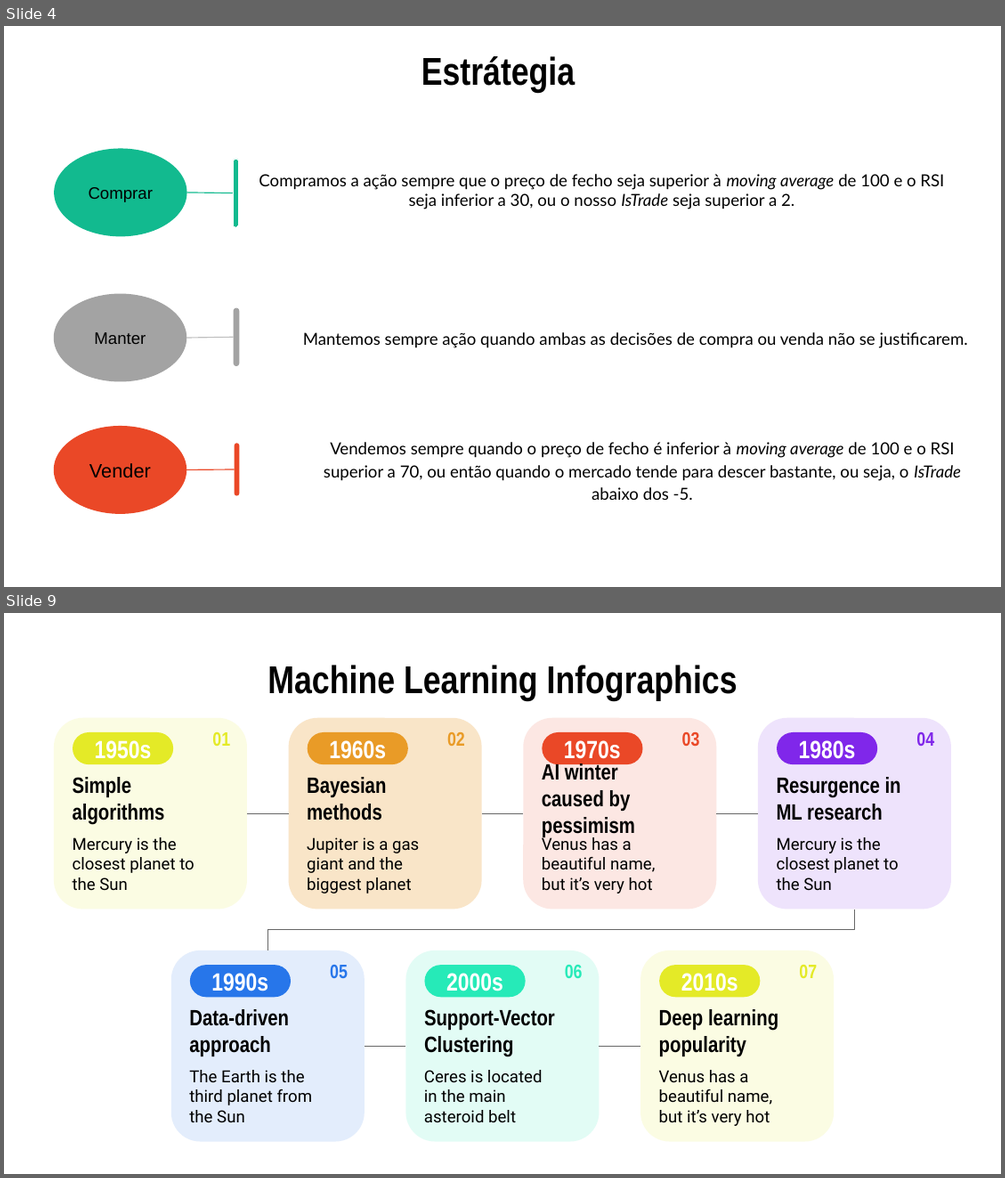
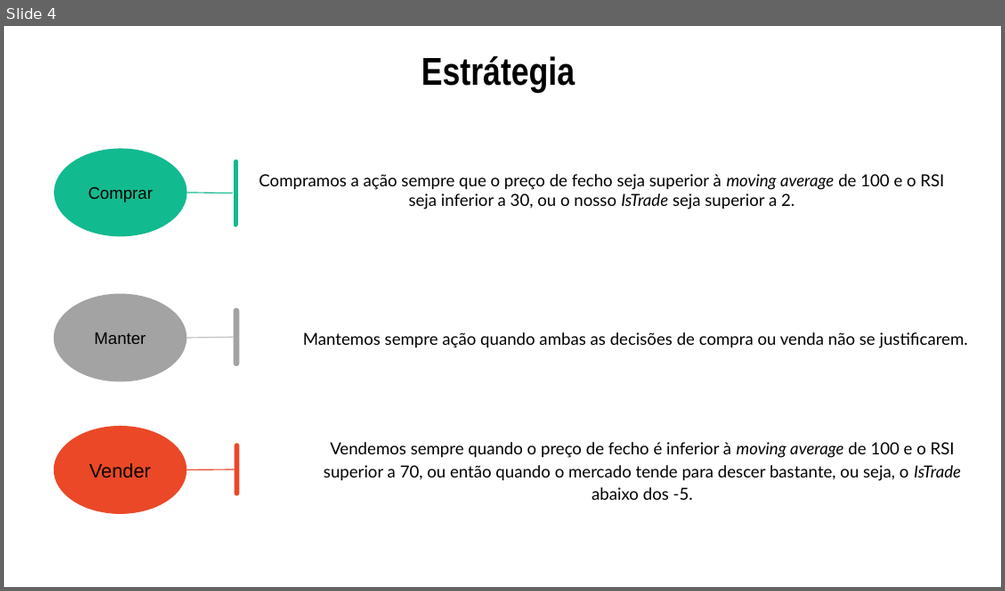
Before and after one commit to Groze2001/MCD, a slide deck: Otimizaçao_de_dados_para_bussiness_analytics/Machine Learning Infographics by Slidesgo.pptx. Shown one above the other, each under a label of ours: slides 4 and 9 before the commit, slide 4 after it; the slides between them are not shown. The pictures are 1005x1178 and 1005x591 pixels, drawn with LibreOffice and Linux fonts; fonts in the diff are those of the drawing. Boxes give left, top, right and bottom in pixels: in the first picture for what was removed or moved away, otherwise in the second. Text is boxed around its words. In the diff, an @@ line names an element or a change of style, - is before the commit and + after.

```diff
--- a/Otimizaçao_de_dados_para_bussiness_analytics/Machine Learning Infographics by Slidesgo.pptx
+++ b/Otimizaçao_de_dados_para_bussiness_analytics/Machine Learning Infographics by Slidesgo.pptx
@@ slide 9 removed at [4,613,1001,1174], background #FFFFFF @@
@@ title removed at [267,665,737,700] @@
-Machine Learning Infographics
@@ rounded rectangle removed at [54,718,247,909] @@
@@ rounded rectangle removed at [288,718,481,909] @@
@@ rounded rectangle removed at [524,718,717,909] @@
@@ rounded rectangle removed at [758,718,951,909] @@
@@ group removed at [73,732,230,890]: 3 texts, 1 rounded rectangle @@
-1950s
-Simple algorithms
-Mercury is the closest planet to the Sun
-01
@@ group removed at [307,732,465,893]: 3 texts, 1 rounded rectangle @@
-1960s
-Bayesian methods
-Jupiter is a gas giant and the biggest planet
-02
@@ group removed at [542,732,700,893]: 3 texts, 1 rounded rectangle @@
-1970s
-AI winter caused by pessimism
-Venus has a beautiful name, but it’s very hot
-03
@@ group removed at [777,732,934,890]: 3 texts, 1 rounded rectangle @@
-1980s
-Resurgence in ML research
-Mercury is the closest planet to the Sun
-04
@@ line removed from (247, 813) to (288, 813) @@
@@ line removed from (481, 813) to (524, 813) @@
@@ line removed from (717, 813) to (758, 813) @@
@@ elbow line removed from (854, 909) to (268, 950) @@
@@ rounded rectangle removed at [171,950,364,1142] @@
@@ rounded rectangle removed at [405,950,599,1142] @@
@@ rounded rectangle removed at [641,950,834,1142] @@
@@ group removed at [189,965,348,1122]: 3 texts, 1 rounded rectangle @@
-1990s
-Data-driven approach
-The Earth is the third planet from the Sun
-05
@@ group removed at [424,965,582,1122]: 3 texts, 1 rounded rectangle @@
-2000s
-Support-Vector Clustering
-Ceres is located in the main asteroid belt
-06
@@ group removed at [659,965,817,1126]: 3 texts, 1 rounded rectangle @@
-2010s
-Deep learning popularity
-Venus has a beautiful name, but it’s very hot
-07
@@ line removed from (364, 1046) to (405, 1046) @@
@@ line removed from (599, 1046) to (641, 1046) @@
```
Also in this commit, not shown: 3 slides changed, 26 other slides removed, 1 other file.
